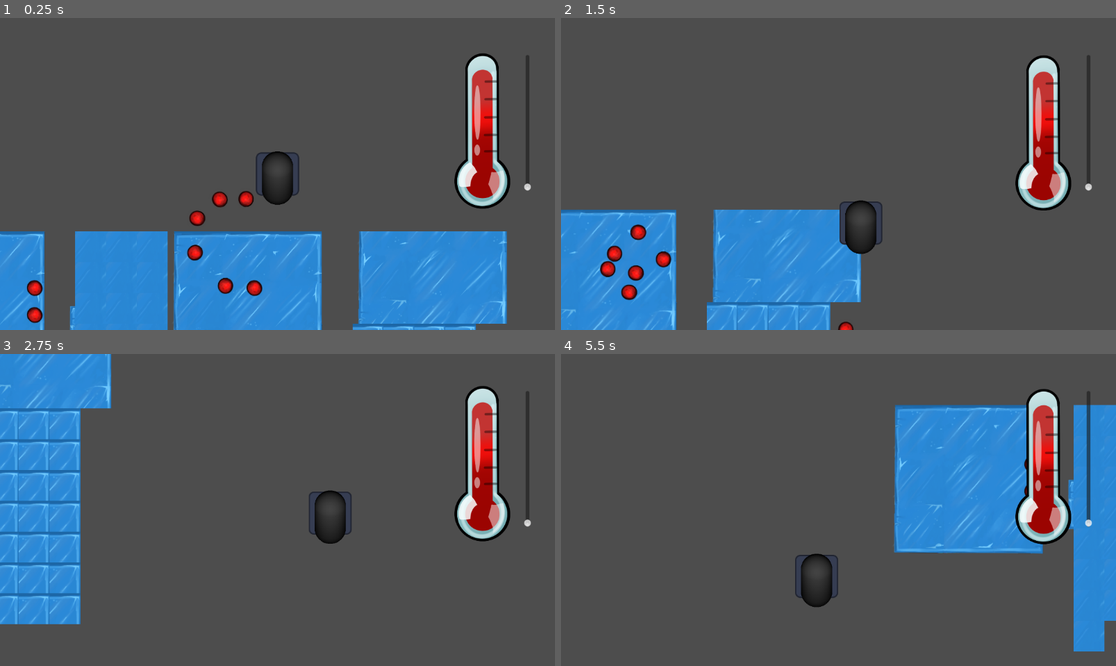
Above: before the commit, frames 1-4 (two rows, left to right).
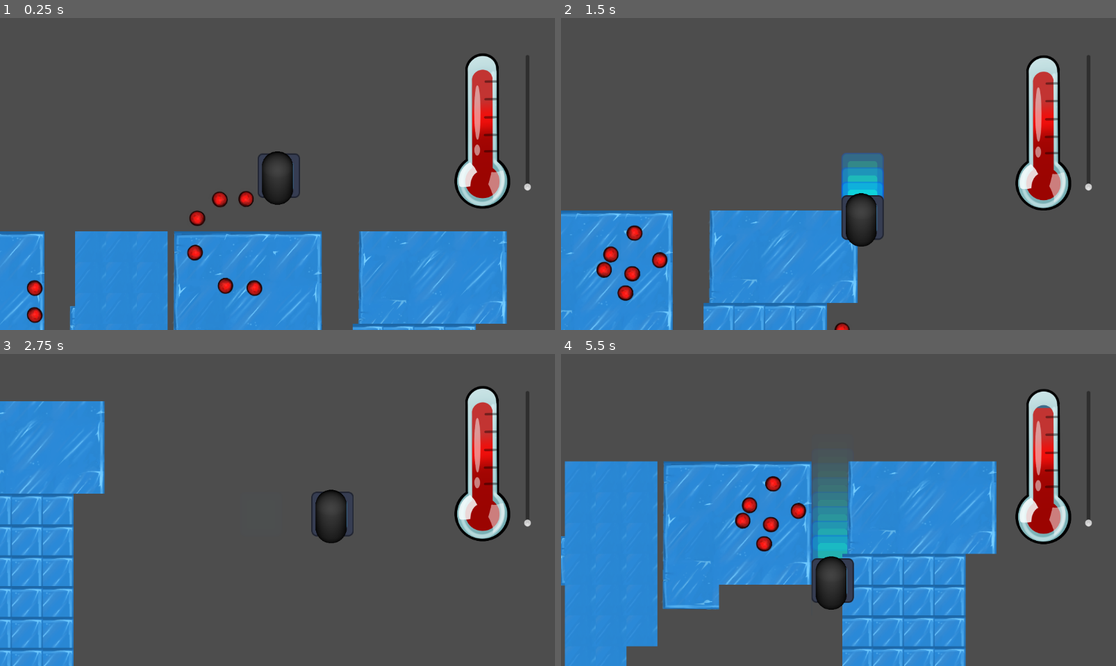
Above: after the commit, the same moments.

Repository: kacher12/peng-win
Game: Godot game, scene res://World.tscn
Same seed, same stepped clock (60 frames per second), same inputs: the game is played once before the commit and once after it. The engine's default icon, where the game draws it, is replaced by a stand-in: a white triangle on a blue panel in a dark square.
Inputs:
- Up to frame 1 (0.25 s): no input
- Up to frame 2 (1.5 s): hold D (right) 0.53-1.28 s; hold Space (dash) 0.53-1.28 s; hold S (down) from 1.28 s (still down); tap Space (dash) at 1.35 s
- Up to frame 3 (2.75 s): release S (down) at 2.03 s; hold D (right) from 2.03 s (still down); hold Space (dash) from 2.03 s (still down)
- Up to frame 4 (5.5 s): release D (right) at 2.78 s; release Space (dash) at 2.78 s; hold W (up) 2.78-3.53 s; tap Space (dash) at 2.85, 4.35 s; hold Space (dash) 3.53-4.28 s; hold A (left) 3.53-5.03 s; hold S (down) from 5.03 s (still down); hold Space (dash) from 5.03 s (still down)

The runs differ from the first frame. In frame 1, 0.1% of the frame differs, in the area x 46-55%, y 42-58%; in frame 2, 4.5%; in frame 3, 9.6%; in frame 4, 47%, in the area x 0-100%, y 16-100%.

Commit message:
TrailDash
ladny trail do dasha uwu owo zniszcze cie

Diff:
--- a/Pengu.gd
+++ b/Pengu.gd
@@ -16,6 +16,12 @@
 
 # Zmienna do przechowywania domyślnej prędkości, aby móc do niej wracać
 @onready var base_speed = speed
+
+#DASH TRAIL
+@export var  trail_color: Color = Color(0.475, 0.722, 1.0, 0.6)
+@export var ghost_spawn_rate: float = 0.03
+@export var ghost_life_time: float = 0.4
+var ghost_timer: float = 0.0
 
 func get_input(delta):
 	var input_direction = Input.get_vector("left", "right", "up", "down")
@@ -42,7 +48,12 @@
 	# Logika trwania i kończenia dasha
 	if is_dashing:
 		dash_timer += delta # Zwiększamy licznik do czas, który upłynął
+		ghost_timer += delta
 
+		# --- NOWE: Tworzenie szlaku ---
+	if ghost_timer >= ghost_spawn_rate:
+		spawn_trail_ghost()
+		ghost_timer = 0.0 # Resetujemy licznik po stworzeniu klona
 		# Maks dash
 		if dash_timer >= max_dash_duration:
 			stop_dash()
@@ -59,6 +70,7 @@
 
 	is_dashing = true
 	dash_timer = 0.0 # Resetujemy licznik przy każdym starcie
+	ghost_timer = 0.0
 	velocity = dash_direction * dash_speed
 
 func stop_dash():
@@ -94,3 +106,34 @@
 	else:
 		# Gracz jest poza mapą (brak kafelka pod nogami)
 		speed = base_speed
+
+
+func spawn_trail_ghost():
+	var sprite = $Sprite2D
+	var ghost = Sprite2D.new()
+
+	# KROK 1: Najpierw dodajemy ducha do sceny!
+	# Dzięki temu Godot poprawnie obliczy jego globalne współrzędne.
+	get_tree().current_scene.add_child(ghost)
+
+	# KROK 2: Kopiujemy pozycję i skalę (używamy global_scale na wypadek, gdybyś skalował gracza)
+	ghost.global_position = sprite.global_position
+	ghost.global_scale = sprite.global_scale
+
+	# KROK 3: Kopiujemy wygląd i (BARDZO WAŻNE) offsety
+	ghost.texture = sprite.texture
+	ghost.hframes = sprite.hframes
+	ghost.vframes = sprite.vframes
+	ghost.frame = sprite.frame
+	ghost.flip_h = sprite.flip_h
+	ghost.offset = sprite.offset       # <-- NOWE: Kopiuje przesunięcie środka obrazka
+	ghost.centered = sprite.centered   # <-- NOWE: Kopiuje ustawienie centrowania
+
+	# KROK 4: Efekty wizualne
+	ghost.z_index = z_index - 1
+	ghost.modulate = trail_color
+
+	# TWEEN: Płynne zanikanie
+	var tween = ghost.create_tween()
+	tween.tween_property(ghost, "modulate:a", 0.0, ghost_life_time).set_trans(Tween.TRANS_SINE).set_ease(Tween.EASE_OUT)
+	tween.tween_callback(ghost.queue_free)
--- a/Pengu.tscn
+++ b/Pengu.tscn
@@ -18,6 +18,8 @@
 script = ExtResource("1_ryw4k")
 dash_speed = 900
 dash_steering = 20.0
+min_dash_duration = 0.08
+trail_color = Color(0, 2.72096, 5.023054, 0.6)
 
 [node name="Camera2D" type="Camera2D" parent="." unique_id=1841463969]
 scale = Vector2(1.4285713, 1.4285713)
@@ -25,6 +27,8 @@
 position_smoothing_speed = 4.0
 
 [node name="Sprite2D" type="Sprite2D" parent="." unique_id=1127549873]
+position = Vector2(4.0992208, 4.6992707)
+scale = Vector2(0.98505694, 1.0332475)
 texture = ExtResource("2_7sdkj")
 
 [node name="CollisionShape2D" type="CollisionShape2D" parent="." unique_id=1754494248]
Binary file added: icons misc/TrailSprite.png
Not shown, added: icons misc/TrailSprite.png.import
Binary file added: icons misc/trailBall.png
Not shown, added: icons misc/trailBall.png.import
